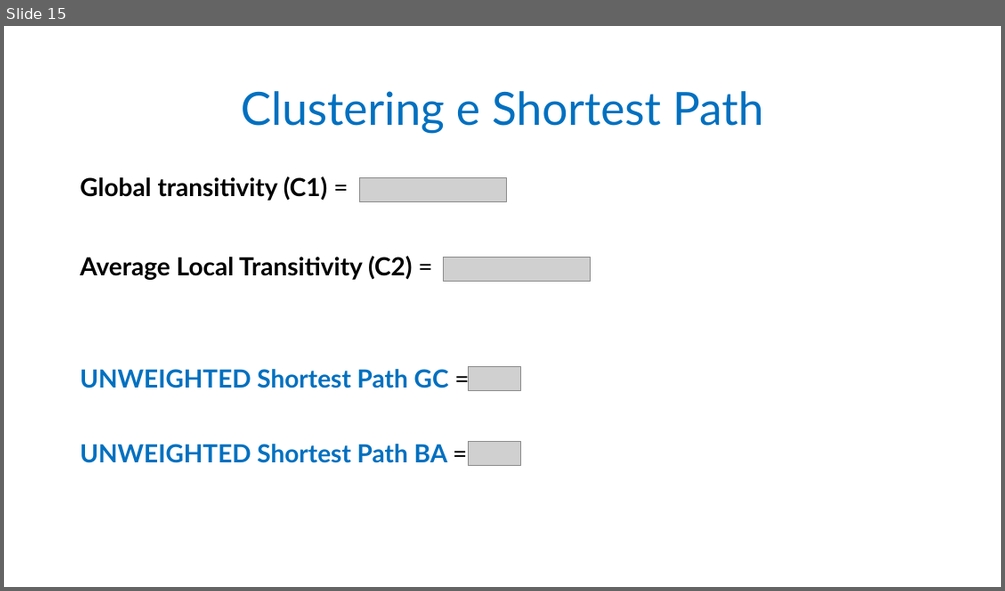
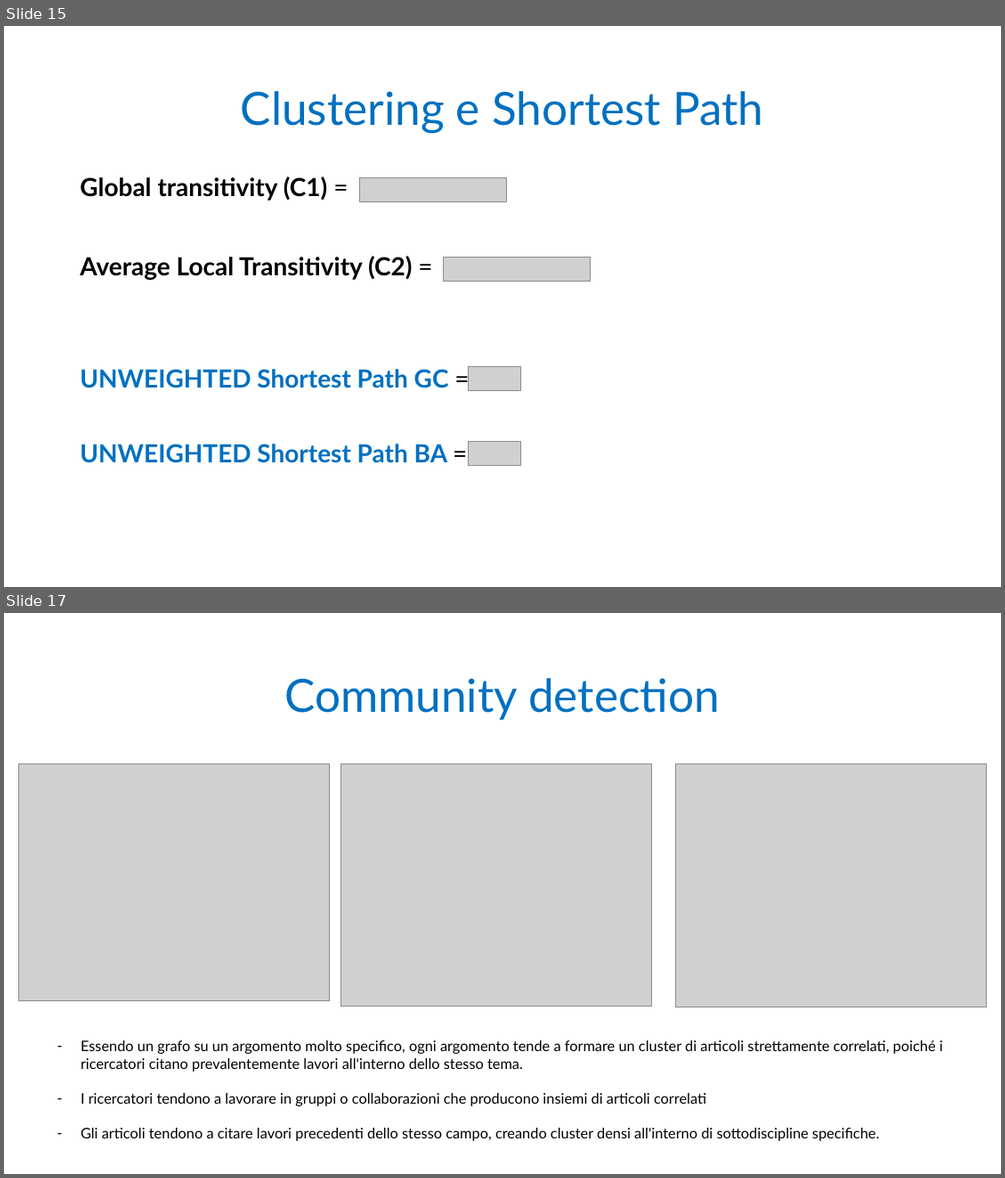
Before and after one commit to AntonioDonnangelo/SNA, a slide deck: Presentation_Group_6.pptx. Shown one above the other, each under a label of ours: slide 15 before the commit, slides 15 and 17 after it; the slides between them are not shown. The pictures are 1005x591 and 1005x1178 pixels, drawn with LibreOffice and Linux fonts; fonts in the diff are those of the drawing; grey boxes stand for pictures. Boxes give left, top, right and bottom in pixels: in the first picture for what was removed or moved away, otherwise in the second. Text is boxed around its words. In the diff, an @@ line names an element or a change of style, - is before the commit and + after.

Commit message:
Aggiornata presentazione comm detection

```diff
--- a/Presentation_Group_6.pptx
+++ b/Presentation_Group_6.pptx
@@ slide 17 added at (4, 613, 1001, 1174), background #FFFFFF @@
@@ title added at (284, 678, 720, 720), 44 pt, text #0070C0 @@
+Community detection
@@ picture added at (18, 764, 329, 1001) @@
@@ picture added at (341, 764, 652, 1006) @@
@@ picture added at (676, 764, 986, 1007) @@
@@ text added at (81, 1040, 943, 1141), 14 pt, text #000000 @@
+– Essendo un grafo su un argomento molto specifico, ogni argomento tende a formare un cluster di articoli strettamente correlati, poiché i ricercatori citano prevalentemente lavori all'interno dello stesso tema.
+– I ricercatori tendono a lavorare in gruppi o collaborazioni che producono insiemi di articoli correlati
+– Gli articoli tendono a citare lavori precedenti dello stesso campo, creando cluster densi all'interno di sottodiscipline specifiche.
```
Also in this commit, not shown: 4 other slides added, 1 other file.
